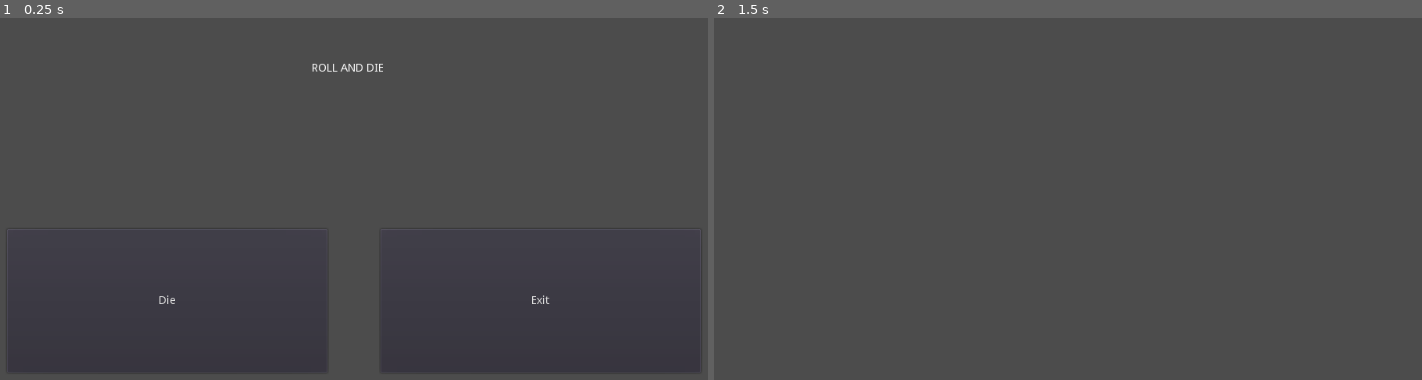
Above: before the commit, frames 1-2 (left to right).
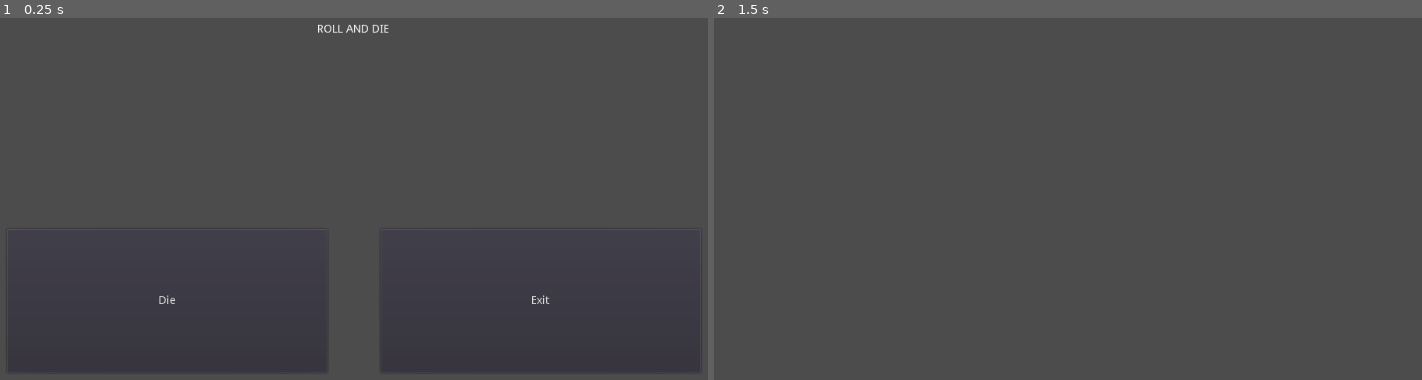
Above: after the commit, the same moments.

Repository: thejanjan/gmtk-2022
Game: Godot game, scene res://game/core/Title.tscn
Same seed, same stepped clock (60 frames per second), same inputs: the game is played once before the commit and once after it. This scene is started directly instead of the project's main scene.
Inputs:
- Up to frame 1 (0.25 s): no input
- Up to frame 2 (1.5 s): click "Die" at 0.5 s; tap Enter at 1.25 s

The runs differ from the first frame. In frame 1, 0.2% of the frame differs, in the area x 44-55%, y 1-15%; in frame 2, nothing differs.

Commit message:
format text

Diff:
--- a/game/core/Title.tscn
+++ b/game/core/Title.tscn
@@ -10,10 +10,10 @@
 [node name="GameTitle" type="RichTextLabel" parent="."]
 anchor_left = 0.5
 anchor_right = 0.5
-margin_left = -54.0
-margin_top = 150.0
-margin_right = 43.0
-margin_bottom = 168.0
+margin_left = -47.0
+margin_top = 100.0
+margin_right = 47.0
+margin_bottom = 115.0
 text = "ROLL AND DIE"
 
 [node name="ButtonPlay" type="Button" parent="."]
